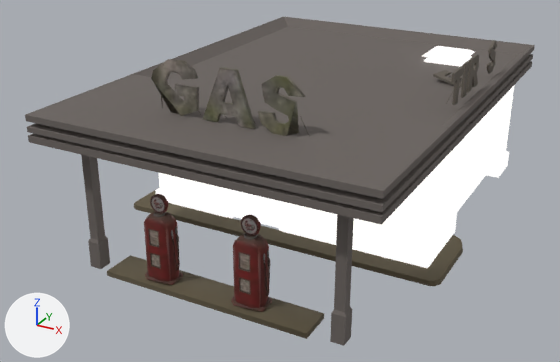
Renders of the glTF model public/fps/br/models/roadside-gas.lod1.glb from each side of a commit.
One viewpoint serves both versions: a 50 mm camera at (12.5, -25.6, 13.8) aimed at (-0.8, -1.4, 1.7). Lighting does not change. The marker at lower left points along +X, +Y and +Z. The picture after the commit comes second. Where no turn or scale is listed for an object, it has been applied to the vertices.

Names of what the first picture shows: 'Brick_A:Brick_Single_Geo_Single_Brick_0', 'GAS_Sign:Supports_GAS_SIgn_0', 'Gas_Pump:Body_Geo_Pump_Main_Shader_0', 'Gas_Pump:Pump_Top_Sign_Geo_pump_misc_shader_0', 'Gas_Station_Model:Gas_Station_Body_main_shader_0', 'Gas_Station_Model:polySurface3_Building_Extra_Shader_0'.
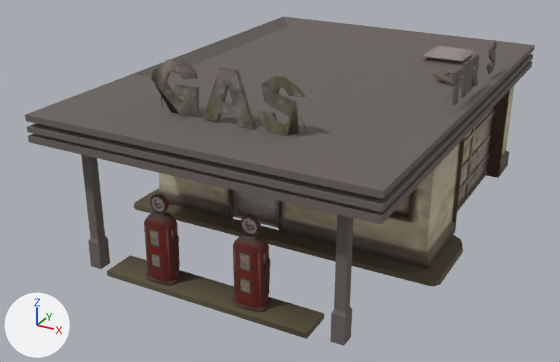
Commit message: Filling station: drop its stray glow (walls drew white)

Changed parts and their boxes [x1, y1, x2, y2] in the pictures (560 x 362 px):
'Gas_Station_Model:Gas_Station_Body_main_shader_0', surface changed (white to yellow)
    both: [155, 86, 514, 268]
'Gas_Station_Model:polySurface3_Building_Extra_Shader_0', surface changed
    both: [233, 46, 494, 228]

The edits, one by one:
In material 'Building_Extra_Shader' (mat_building_extra_shader), emission_strength is no longer 1.0.
In material 'main_shader' (mat_main_shader), emission_strength is no longer 1.0.
